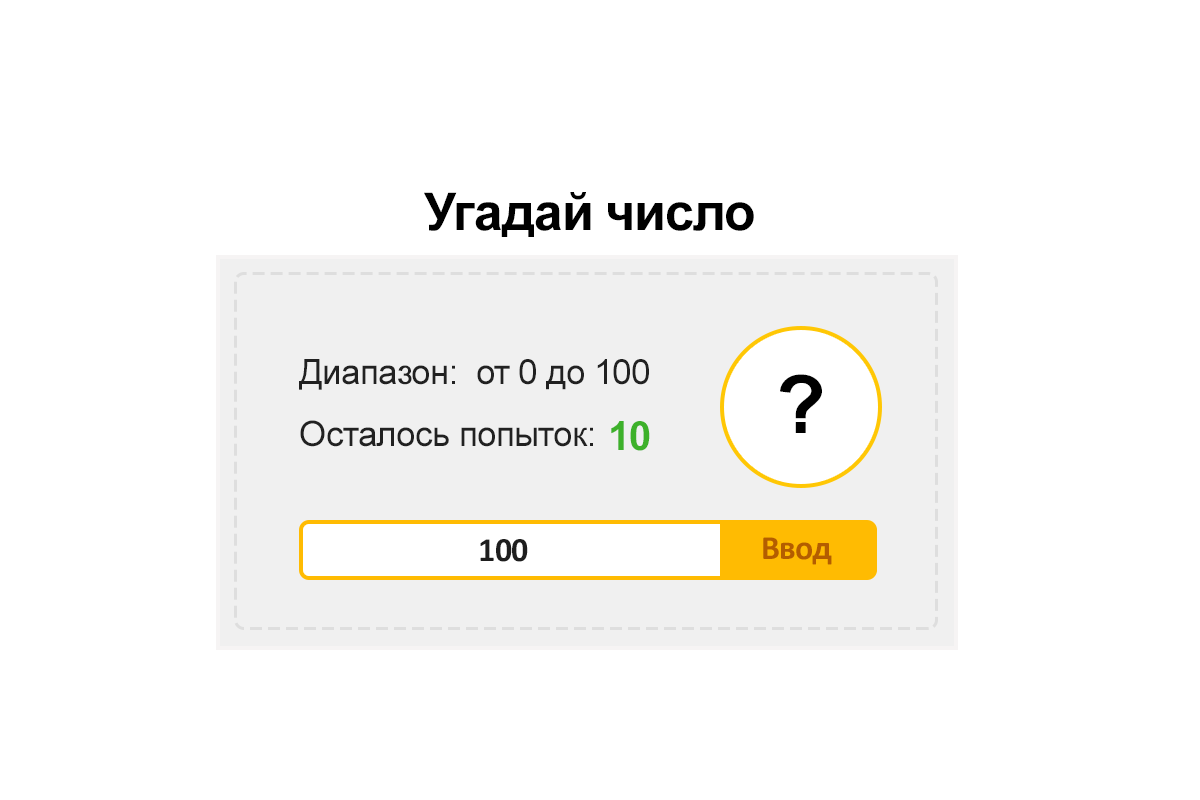
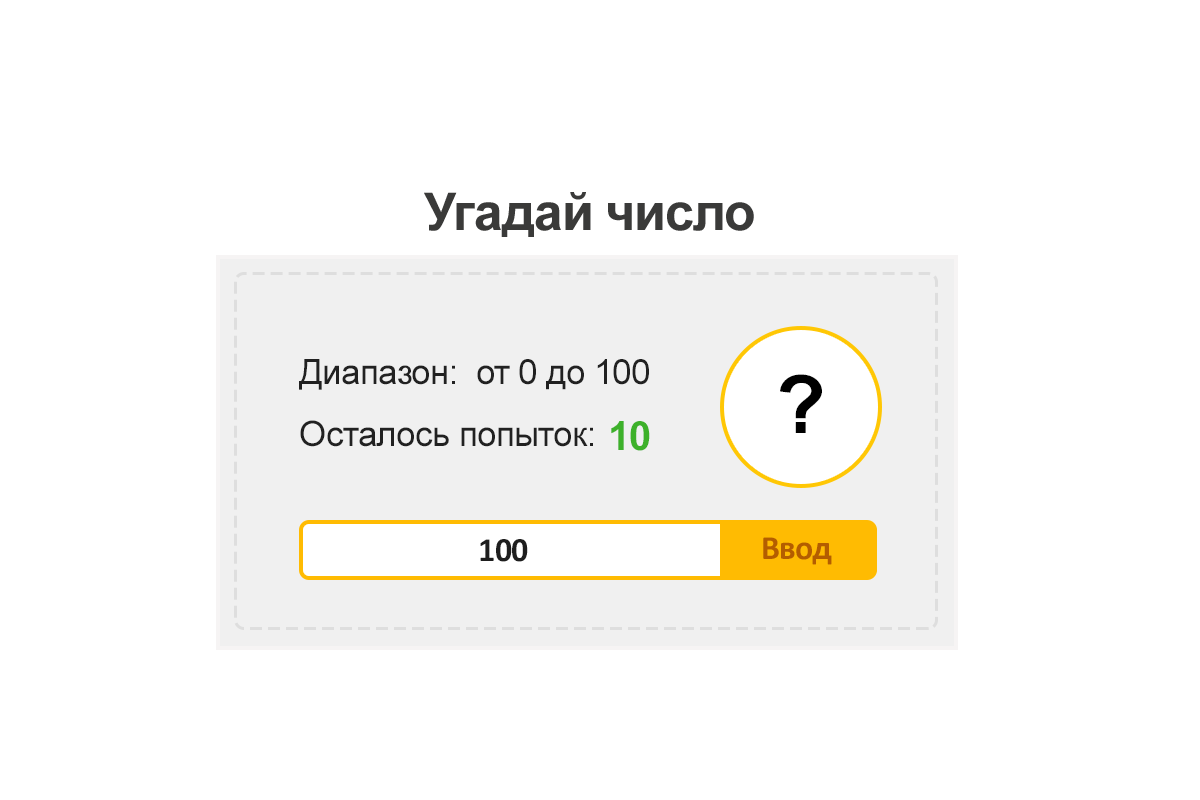
Two versions of the same layered image (1200px x 800px). Layer-by-layer changes:
painted on "число" over bbox(424, 192, 754, 237)
removed layer "Угадай" from group "Название Игры" over bbox(424, 192, 591, 237)
